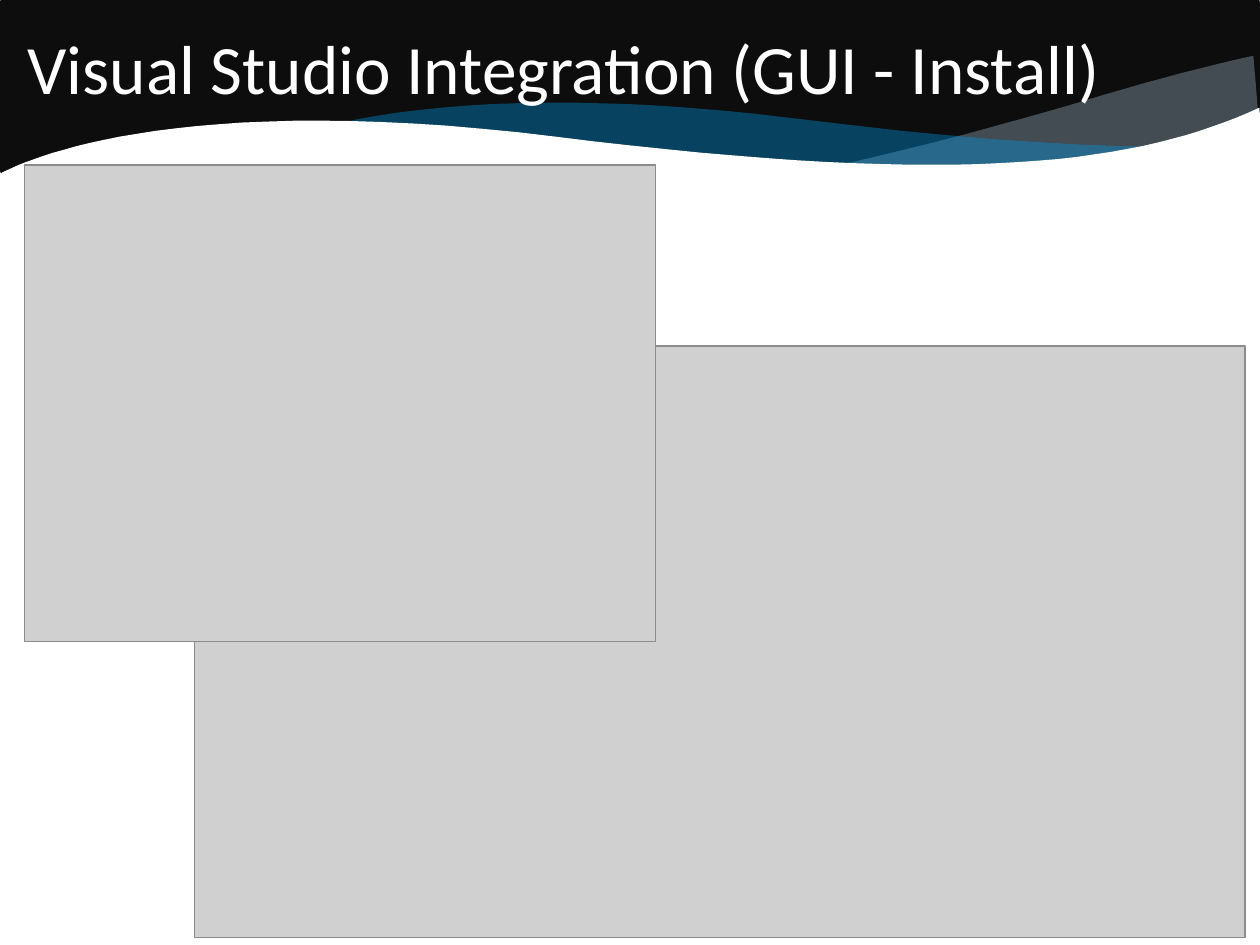
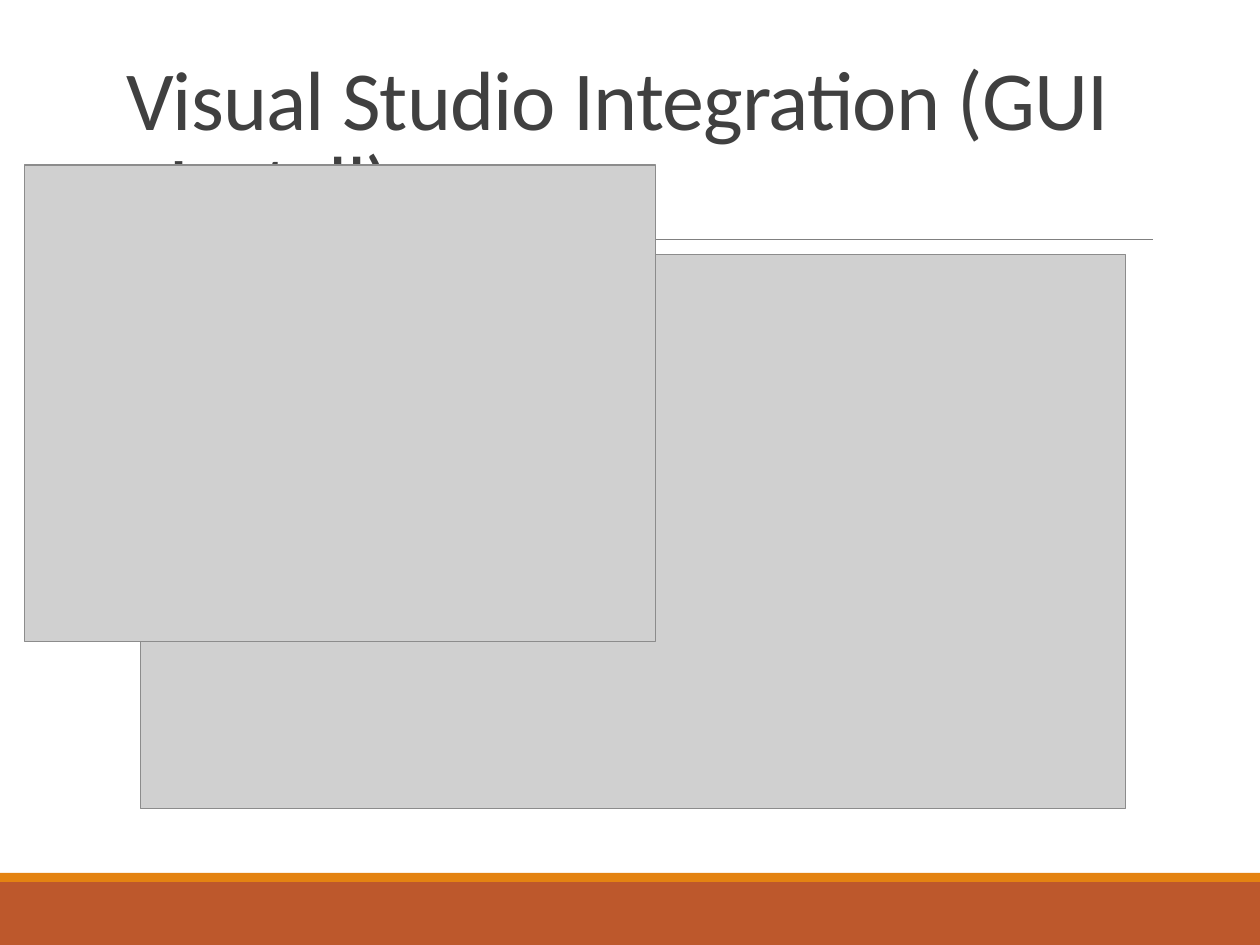
Before and after one commit to jsjodha/DevOpsFullDayTraining, a slide deck: slide 27 of PPTS/3. Package management with Nuget.pptx. Drawn at 1260x945 pixels with LibreOffice and Linux fonts; fonts in the diff are those of the drawing; grey boxes stand for pictures. Boxes give left, top, right and bottom in pixels: in the first picture for what was removed or moved away, otherwise in the second. Text is boxed around its words. In the diff, an @@ line names an element or a change of style, - is before the commit and + after.

```diff
--- a/PPTS/3. Package management with Nuget.pptx
+++ b/PPTS/3. Package management with Nuget.pptx
@@ rounded rectangle removed at [0, 0, 1260, 176] @@
@@ freeform shape removed at [0, 38, 1260, 307] @@
@@ title "Visual Studio Integration (GUI - ...": place and size @@
-title "Visual Studio Integration (GUI - ..." at [27, 43, 1099, 111]
+title "Visual Studio Integration (GUI - ..." at [126, 69, 1109, 166]
@@ title "Visual Studio Integration (GUI - ..." at [126, 69, 1109, 166]: size 39.6 to 48 pt, text colour #FFFFFF to #404040, letter spacing 0 to -0.5 pt; line spacing 1 to 0.85; vertical alignment middle to bottom @@
@@ freeform shape removed at [341, 48, 1151, 220] @@
@@ freeform shape removed at [837, 56, 1260, 179] @@
@@ line added from (123, 239) to (1153, 239), #808080 0.5 pt @@
@@ picture: place and size @@
-picture at [194, 346, 1245, 937]
+picture at [141, 255, 1126, 809]
@@ rectangle added at [0, 882, 1260, 945], fill #BD582C @@
@@ rectangle added at [0, 873, 1260, 882], fill #E48312 @@
```
Also in this commit, not shown: 39 other slides changed.
